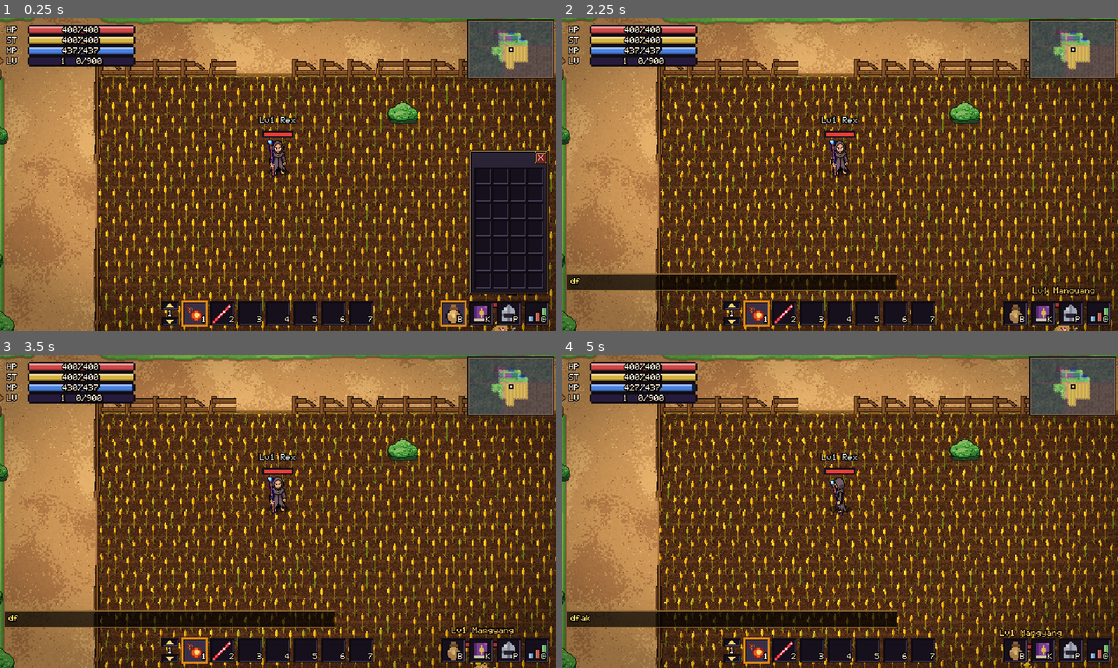
Above: before the commit, frames 1-4 (two rows, left to right).
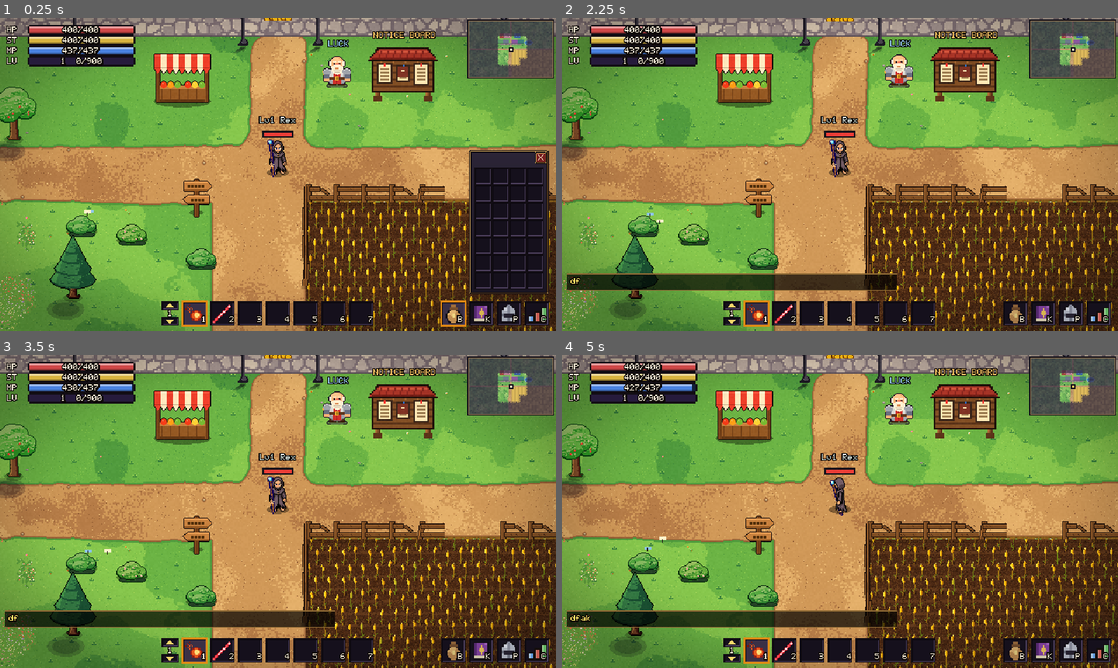
Above: after the commit, the same moments.

Repository: ivymiketwo/Dorkfall
Game: Godot game, scene res://scenes/main.tscn
Same seed, same stepped clock (60 frames per second), same inputs: the game is played once before the commit and once after it.
Inputs (mouse positions are in pixels of both pictures, inside the frame that each line leads up to):
- Up to frame 1 (0.25 s): no input
- Up to frame 2 (2.25 s): tap Enter at 0.5 s; drag from (1056, 312) to (895, 105) at 0.52 s; drag from (1073, 221) to (812, 237) at 1.27 s; move the mouse to (1101, 158) at 2.02 s; hold D (move_right) from 2.03 s (still down); hold F (interact) from 2.03 s (still down); click (1101, 158) at 2.17 s
- Up to frame 3 (3.5 s): release D (move_right) at 2.75 s; release F (interact) at 2.75 s; drag from (250, 574) to (111, 464) at 2.77 s
- Up to frame 4 (5 s): move the mouse to (1006, 558) at 3.52 s; hold A (move_left) 3.53-4.25 s; hold K (spellbook) 3.53-4.25 s; tap Space (jump) at 3.77, 4.07 s; drag from (673, 464) to (756, 433) at 4.27 s

The runs differ from the first frame. In frame 1, 73% of the frame differs, in the area x 0-100%, y 0-100%; in frame 2, 76%; in frame 3, 76%; in frame 4, 76%.

Commit message:
Default spawn: center of the crossroads south of Luck
Co-Authored-By: Claude Sonnet 5.5 <noreply@anthropic.com>
Claude-Session: https://claude.ai/code/session_01UyEsHhhwY5pbE3D4yW6PxM

Diff:
--- a/scenes/main.tscn
+++ b/scenes/main.tscn
@@ -168,7 +168,7 @@
 y_sort_enabled = true
 
 [node name="Player" parent="Entities" unique_id=1211365347 instance=ExtResource("3_player")]
-position = Vector2(328, 328)
+position = Vector2(208, 256)
 
 [node name="Tree2" parent="Entities" unique_id=617050202 instance=ExtResource("4_tree")]
 position = Vector2(56, 236)
